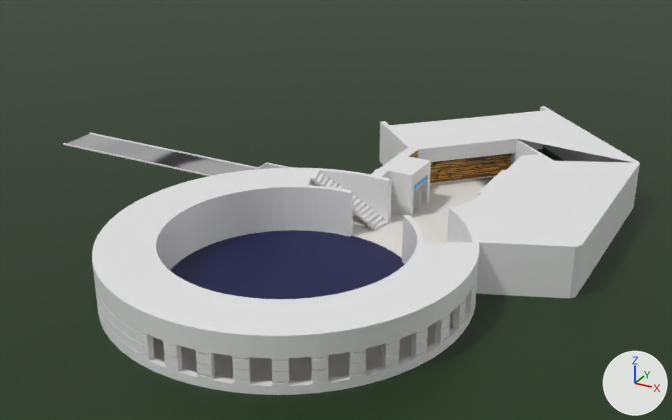
An edit to the FBX model LibraryOA/Assets/Graphics/Meshes/Library_Mesh.fbx, drawn before and after from the same camera.
Both versions are drawn from a camera (50 mm lens) standing at (44.8, -95.6, 44.8) and looking at (-3.1, -8.4, 1.2). Arrows for +X, +Y and +Z are at lower right; the lights stay in place. Where no turn or scale is listed for an object, it has been applied to the vertices. Vertices at the same position are counted once.

Names of what the first picture shows: 'FirstFloor', 'FirstFloor_Ceiling', 'FirstFloor_Radial', 'Floor', 'GrassPlane', 'Paving', 'Stairs'.
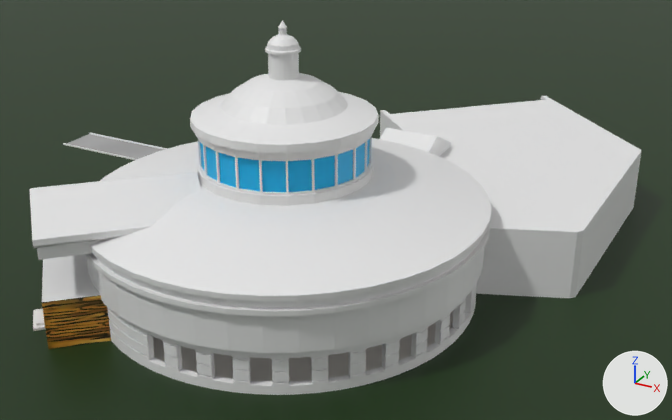
Where the change shows, as pixel boxes [x1, y1, x2, y2] in the pictures (672 x 420 px):
'Circle', added: after [85, 20, 491, 353]
    faces in mat_ubermaterial (its picture is missing): [85, 20, 491, 353]
    faces in mat_window (cyan #00afe7): [200, 139, 370, 192]
'FirstSection_SecondFloor', added: after [380, 96, 641, 247]
'Cube.004', added: after [29, 172, 201, 260]
'Balcony', added: after [33, 254, 111, 349]
    faces in mat_bricks: [42, 295, 111, 349]
    faces in mat_ubermaterial (its picture is missing): [33, 254, 100, 331]
'Cube', added: after [380, 128, 451, 156]
part 1 of me_firstfloor, deleted: before [544, 144, 629, 162]
part 2 of me_firstfloor, built on: before [379, 155, 431, 216]
'FirstFloor_Radial', unchanged, covered by the edit: before [92, 168, 479, 395]; after [107, 284, 477, 395]
'Floor', unchanged, covered by the edit: before [153, 177, 494, 381]; after [153, 311, 453, 381]
'FirstFloor_Ceiling', unchanged, covered by the edit: before [99, 170, 473, 332]

The change, as a diff of the scene's bpy script:
```diff
--- a/LibraryOA/Assets/Graphics/Meshes/Library_Mesh.fbx.py
+++ b/LibraryOA/Assets/Graphics/Meshes/Library_Mesh.fbx.py
@@ me_firstfloor @@
 # used by ob_firstfloor; location = (-0.06, -23.75, -0.27)
 # verts and faces of me_firstfloor; kept vertices keep their numbers, new ones are numbered from 194
 # before: 13 (16.0, 46.6, 0.0), 59 (10.6, 51.9, 0.0) at pixel (544, 147), 71 (25.7, 37.1, 5.3) at pixel (633, 162), 95 (10.3, 52.2, 5.3) at pixel (546, 110)
-me_firstfloor.from_pydata(...)  # 194 vertices, 158 faces; spans x -7.8..26.4, y 7.3..53.9, z -0.4..5.3
+me_firstfloor.from_pydata(...)  # 212 vertices, 182 faces; spans x -7.8..26.4, y 7.3..53.9, z -0.4..5.3
+# me_firstfloor part 1
+delete_vertices([13, 59])  # with the faces that use them
+# me_firstfloor part 2
+# 4 vertices are removed from x 1.0..4.1, y 21.2..25.3, z 3.9
+# 19 faces are deleted
+# 24 vertices are added at x -0.2..4.1, y 21.2..25.3, z 4.1..5.3
+# 44 new faces join them, mat_ubermaterial (its picture is missing)
 me_firstfloor.materials.append(mat_ubermaterial)
@@ me_cube_009 @@
+me_cube_009.from_pydata(...)  # 53 vertices, 54 faces; spans x -5.0..14.3, y -5.0..14.3, z -2.3..2.1
+me_cube_009.materials.append(mat_ubermaterial)  # its picture is missing
@@ me_circle @@
+me_circle.from_pydata(...)  # 1217 vertices, 1212 faces; spans x -19.8..19.8, y -19.8..19.8, z -1.3..21.5
+# faces by material slot: [1190, 22]
+me_circle.materials.append(mat_ubermaterial)  # its picture is missing
+me_circle.materials.append(mat_window)  # cyan #00afe7
@@ me_firstfloor_001 @@
+me_firstfloor_001.from_pydata(...)  # 39 vertices, 35 faces; spans x -7.8..26.4, y 7.3..53.9, z 5.3..6.9
+me_firstfloor_001.materials.append(mat_ubermaterial)  # its picture is missing
@@ me_cube_010 @@
+me_cube_010.from_pydata(...)  # 43 vertices, 26 faces; spans x -5.9..6.39, y -5.96..6.44, z -1.97..2.87
+# faces by material slot: [20, 6]
+me_cube_010.materials.append(mat_ubermaterial)  # its picture is missing
+me_cube_010.materials.append(mat_bricks)
@@ me_cube_004 @@
+me_cube_004.from_pydata(...)  # 74 vertices, 59 faces; spans x -1.24..5.35, y -4.33..4.33, z 0.8..6.45
+me_cube_004.materials.append(mat_ubermaterial)  # its picture is missing
@@ ob_cube_004 @@
+ob_cube_004 = bpy.data.objects.new('Cube.004', me_cube_009)
+ob_cube_004.location = (-15.97, -40.23, 10.72)
@@ ob_circle @@
+ob_circle = bpy.data.objects.new('Circle', me_circle)
+ob_circle.location = (0.08, -24.26, 5.08)
@@ ob_firstsection_secondfloor @@
+ob_firstsection_secondfloor = bpy.data.objects.new('FirstSection_SecondFloor', me_firstfloor_001)
+ob_firstsection_secondfloor.location = (-0.06, -23.75, -0.27)
@@ ob_balcony @@
+ob_balcony = bpy.data.objects.new('Balcony', me_cube_010)
+ob_balcony.location = (-14.59, -38.91, 1.34)
@@ ob_cube @@
+ob_cube = bpy.data.objects.new('Cube', me_cube_004)
+ob_cube.location = (0.57, -0.49, 2.85)
```
